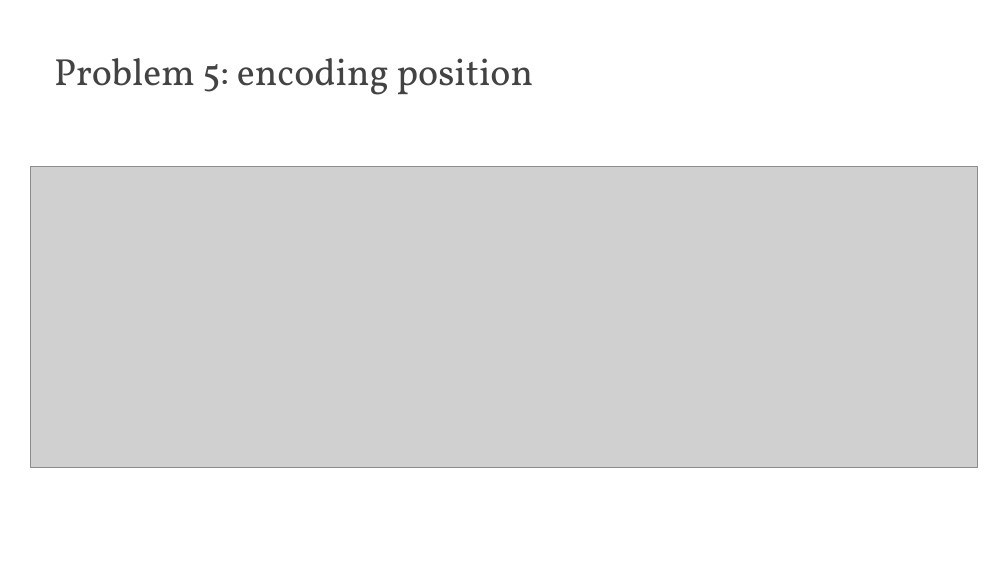
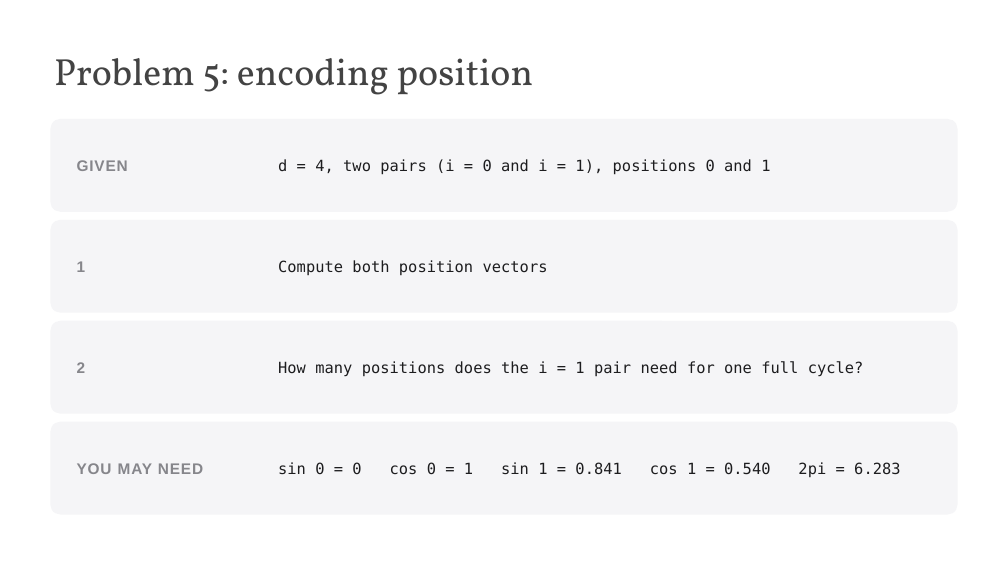
Before and after one commit to edavalosanaya/CSCI3495_NLP_LLMs_Student, a slide deck: slide 8 of weeks/week-07/class-02/lecture/slides.pptx. Drawn at 1008x567 pixels with LibreOffice and Linux fonts; fonts in the diff are those of the drawing; grey boxes stand for pictures; background and template pictures are left out. Boxes give left, top, right and bottom in pixels: in the first picture for what was removed or moved away, otherwise in the second. Text is boxed around its words. In the diff, an @@ line names an element or a change of style, - is before the commit and + after.

```diff
--- a/weeks/week-07/class-02/lecture/slides.pptx
+++ b/weeks/week-07/class-02/lecture/slides.pptx
@@ rounded rectangle added at box(50, 119, 958, 212), fill #F5F5F7 @@
@@ picture removed at box(30, 166, 978, 468) @@
@@ text added at box(77, 160, 128, 171), 11 pt, text #86868B, bold @@
+GIVEN
@@ text added at box(278, 159, 770, 175), 11 pt, text #1D1D1F @@
+d = 4, two pairs (i = 0 and i = 1), positions 0 and 1
@@ rounded rectangle added at box(50, 220, 958, 312), fill #F5F5F7 @@
@@ text added at box(77, 261, 86, 272), 11 pt, text #86868B, bold @@
+1
@@ text added at box(278, 260, 548, 275), 11 pt, text #1D1D1F @@
+Compute both position vectors
@@ rounded rectangle added at box(50, 321, 958, 413), fill #F5F5F7 @@
@@ text added at box(77, 362, 86, 373), 11 pt, text #86868B, bold @@
+2
@@ text added at box(278, 361, 864, 377), 11 pt, text #1D1D1F @@
+How many positions does the i = 1 pair need for one full cycle?
@@ rounded rectangle added at box(50, 421, 958, 514), fill #F5F5F7 @@
@@ text added at box(77, 463, 203, 474), 11 pt, text #86868B, bold @@
+YOU MAY NEED
@@ text added at box(278, 462, 900, 477), 11 pt, text #1D1D1F @@
+sin 0 = 0 cos 0 = 1 sin 1 = 0.841 cos 1 = 0.540 2pi = 6.283
```
Also in this commit, not shown: 8 other slides changed, 19 other files.
